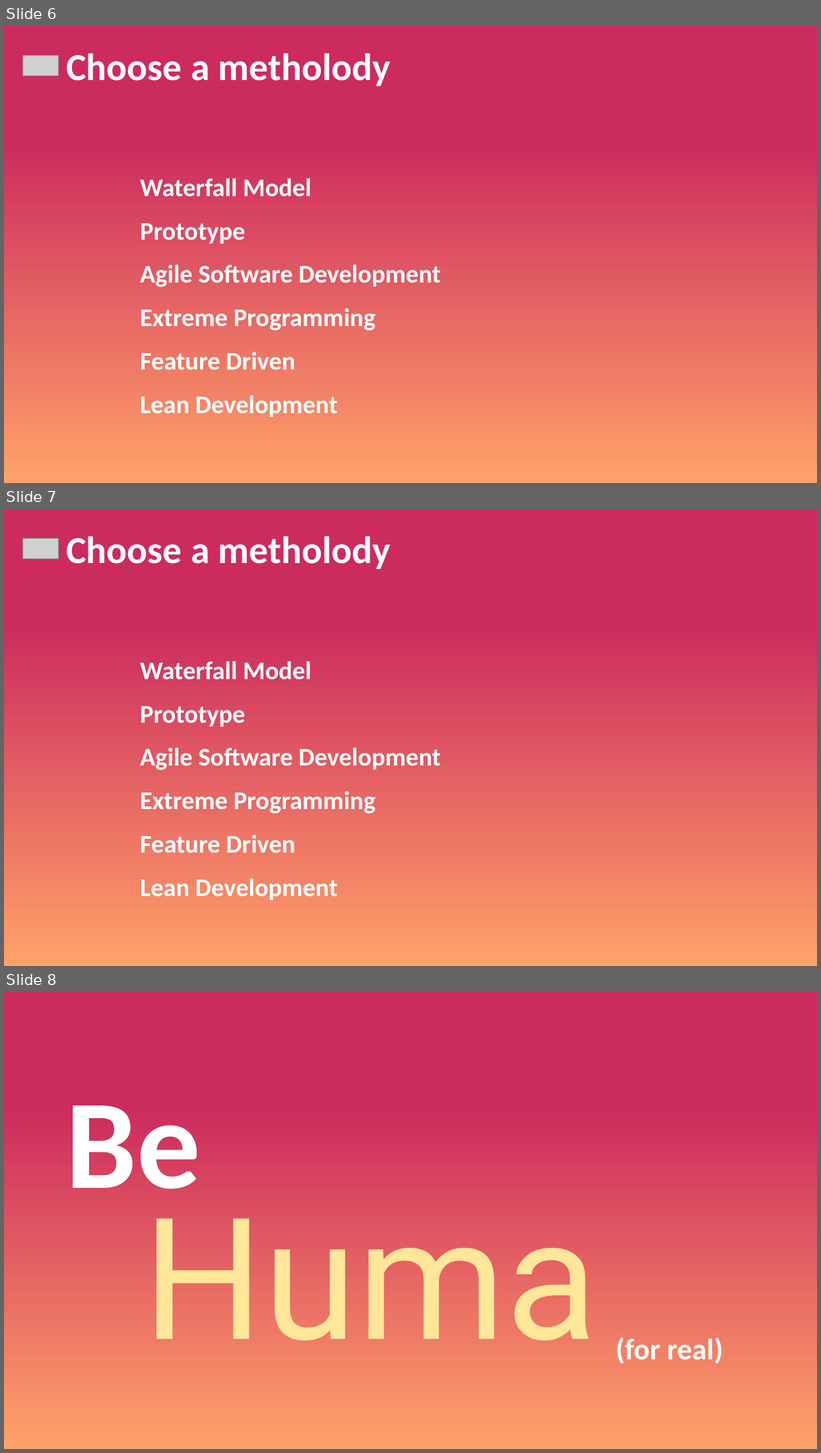
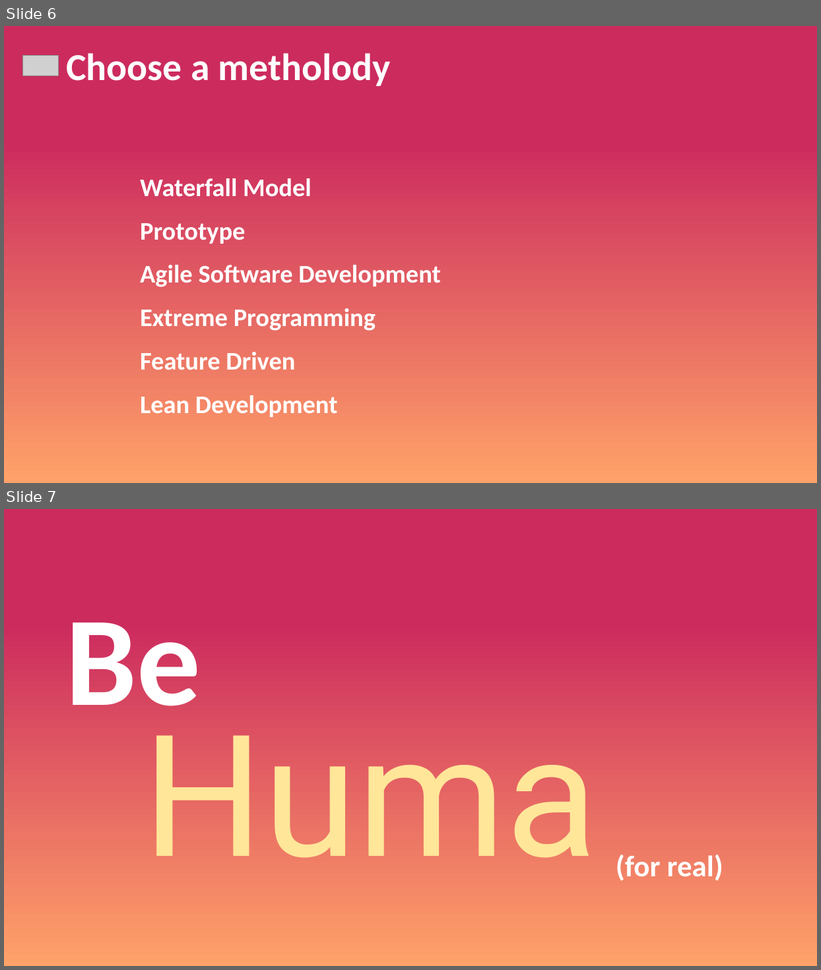
Before and after one commit to cimadev/PlaticasTalleres, a slide deck: 2018/18_05_18 Innovatec TEC/Startup Project Management.pptx. Shown one above the other, each under a label of ours: slides 6, 7 and 8 before the commit, slides 6 and 7 after it. The pictures are 821x1453 and 821x970 pixels, drawn with LibreOffice and Linux fonts; fonts in the diff are those of the drawing; grey boxes stand for pictures. Boxes give left, top, right and bottom in pixels: in the first picture for what was removed or moved away, otherwise in the second. Text is boxed around its words. In the diff, an @@ line names an element or a change of style, - is before the commit and + after.

```diff
--- a/2018/18_05_18 Innovatec TEC/Startup Project Management.pptx
+++ b/2018/18_05_18 Innovatec TEC/Startup Project Management.pptx
@@ slide 7 removed at box(4, 509, 817, 966), background gradient #CC2B5E to #FFA269 @@
@@ picture removed at box(23, 538, 58, 559) @@
@@ text removed at box(66, 536, 391, 569) @@
-Choose a metholody
@@ text removed at box(140, 661, 312, 680) @@
-Waterfall Model
@@ text removed at box(140, 706, 245, 727) @@
-Prototype
@@ text removed at box(140, 748, 441, 770) @@
-Agile Software Development
@@ text removed at box(140, 791, 376, 814) @@
-Extreme Programming
@@ text removed at box(140, 835, 295, 853) @@
-Feature Driven
@@ text removed at box(140, 879, 338, 900) @@
-Lean Development
@@ what was slide 8 is now slide 7 @@
```
Also in this commit, not shown: 1 slide changed, 6 other files.
